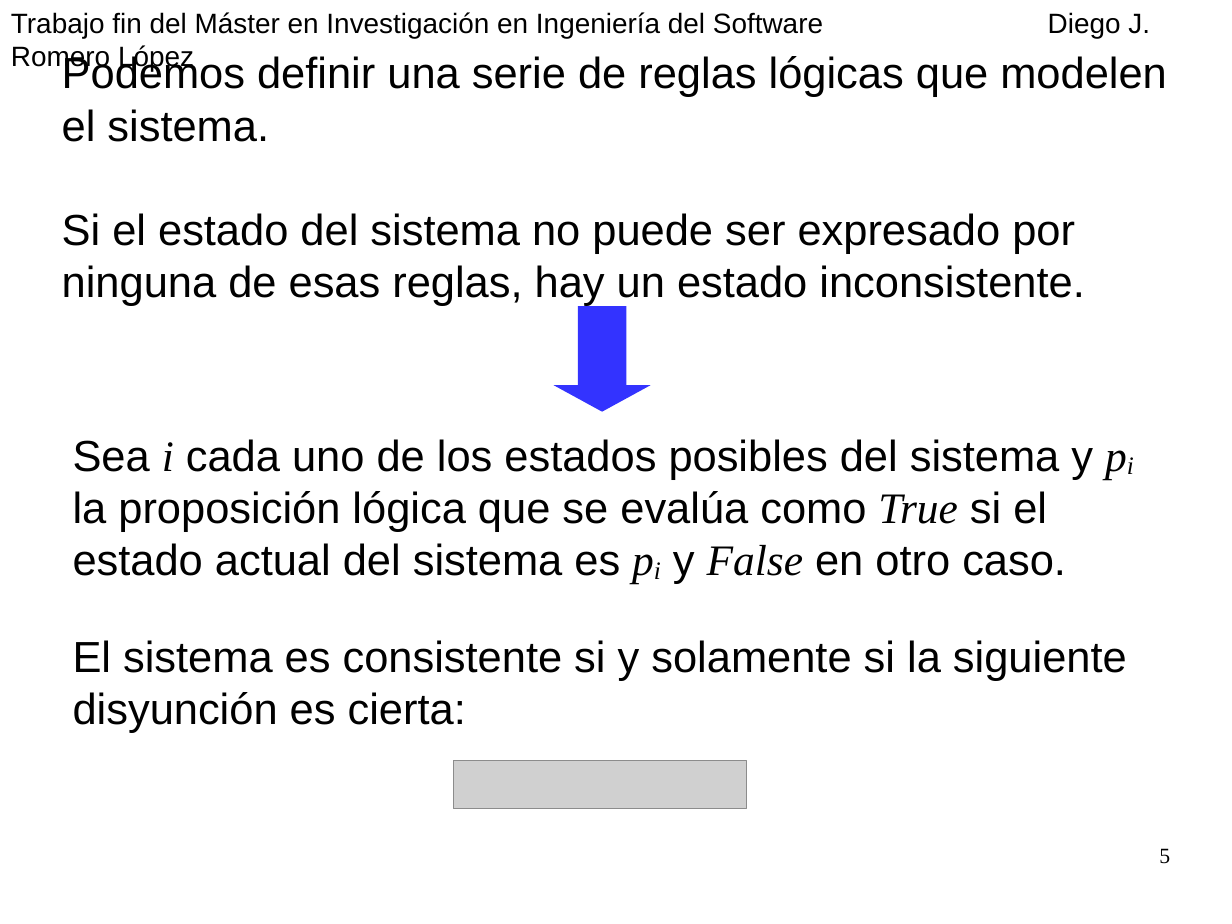
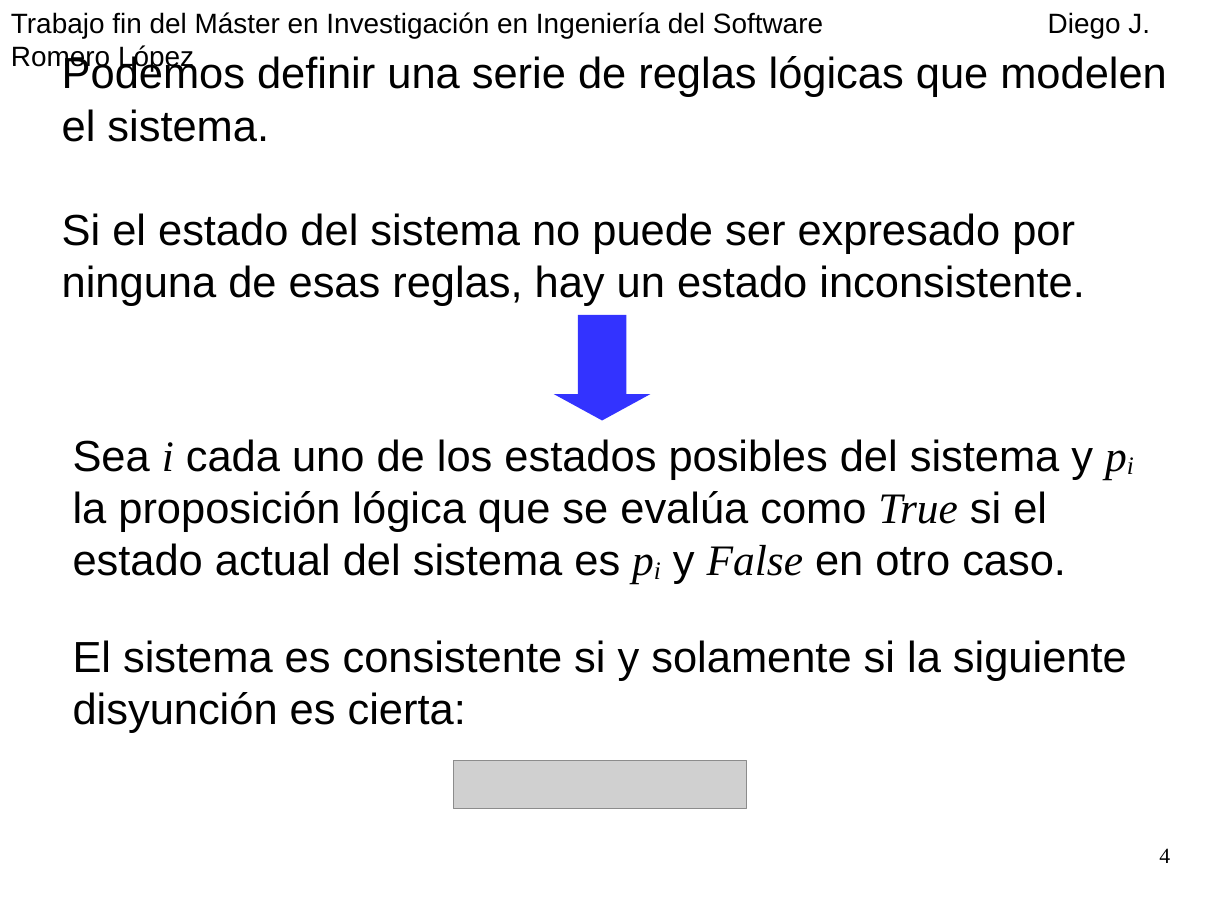
Before and after one commit to diegojromerolopez/djbdd, a slide deck: slide 4 of doc/presentacion.odp (slide 5 before the commit). Drawn at 1232x924 pixels with LibreOffice and Linux fonts; fonts in the diff are those of the drawing; grey boxes stand for pictures. Boxes give left, top, right and bottom in pixels: in the first picture for what was removed or moved away, otherwise in the second. Text is boxed around its words. In the diff, an @@ line names an element or a change of style, - is before the commit and + after.

```diff
--- a/doc/presentacion.odp
+++ b/doc/presentacion.odp
@@ down arrow moved from (x1=555, y1=306, x2=652, y2=411) to (x1=555, y1=315, x2=652, y2=420) @@
@@ page number at (x1=1159, y1=848, x2=1170, y2=863): text changed @@
-5
+4
```
Also in this commit, not shown: 2 other slides changed, 1 slide added, 2 other files.
